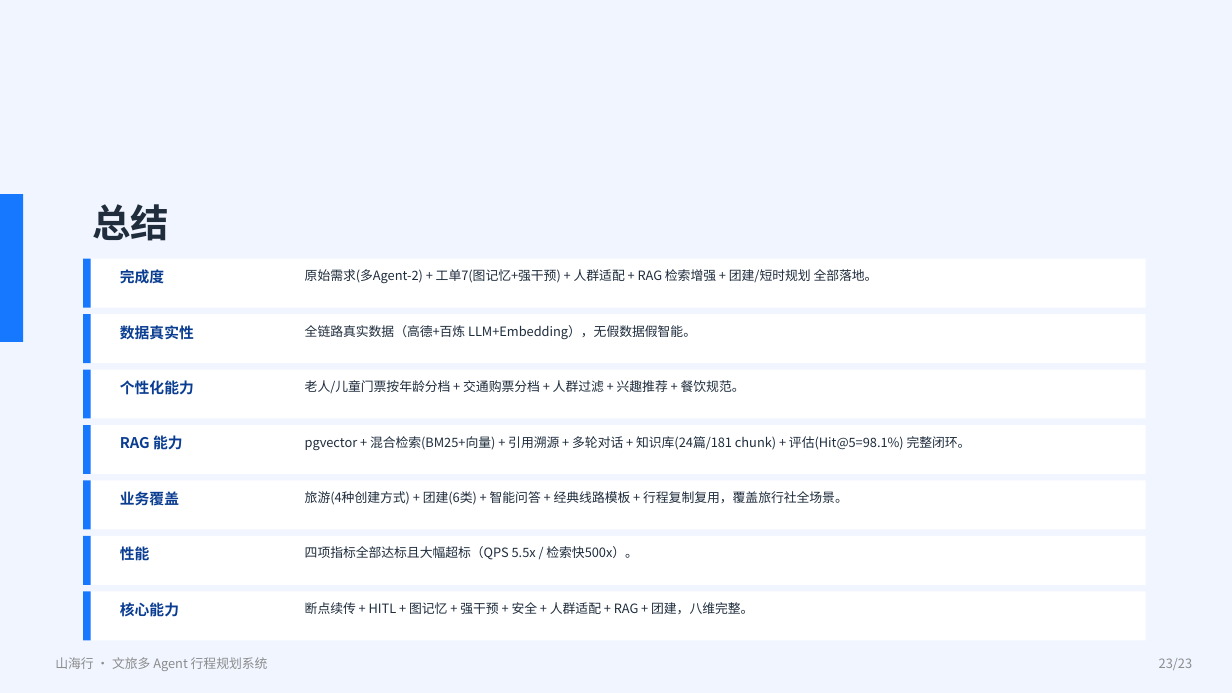
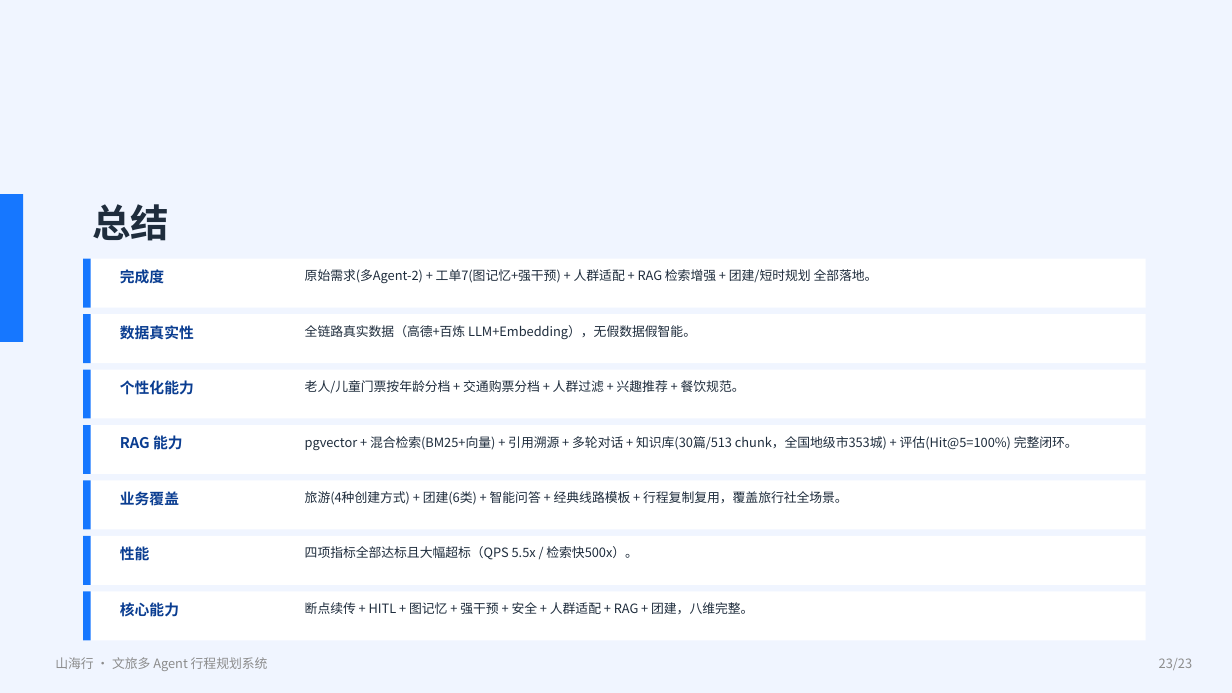
Before and after one commit to 1111776/wenlv, a slide deck: slide 23 of docs/项目讲解.pptx. Drawn at 1232x693 pixels with LibreOffice and Linux fonts; fonts in the diff are those of the drawing. Boxes give left, top, right and bottom in pixels: in the first picture for what was removed or moved away, otherwise in the second. Text is boxed around its words. In the diff, an @@ line names an element or a change of style, - is before the commit and + after.

Commit message:
feat: 行程节奏修复（时长预算装填+地理聚类顺路）+ 全国353城知识库扩容(513chunk) + 行程回归测试
- itinerary: 时长预算贪心装填(大景点独占一天/单日≤2个/丢弃不硬塞不重复)，
  时长分档只认名称(高德type是分类层级非规模信号)，地理网格聚类(约2km)同天顺路，
  夜市只排晚上、餐饮店名不进景点池、酒店排除出夜生活、高评分优先黄金位
- planner: 博物馆 typecode 080300(实为娱乐场所)→140100，新增夜市调研维度(保底夜间去处)
- knowledge: 全国353地级市扩容(华北/东北/华东/中南/西南/西北分区域6篇)，
  vectorstore 标题+正文联合 embedding 修复检索回归
- eval: 新增行程编排回归测试(4城市5规则 R1-R5)，检索评估集扩至58条
- docs: 项目报告/讲解/PPT/流程 同步 30篇513chunk 新口径，新增城市数据导出(md+csv)

```diff
--- a/docs/项目讲解.pptx
+++ b/docs/项目讲解.pptx
@@ text at (305,436,1078,450): text changed @@
-pgvector + 混合检索(BM25+向量) + 引用溯源 + 多轮对话 + 知识库(24篇/181 chunk) + 评估(Hit@5=98.1%) 完整闭环。
+pgvector + 混合检索(BM25+向量) + 引用溯源 + 多轮对话 + 知识库(30篇/513 chunk，全国地级市353城) + 评估(Hit@5=100%) 完整闭环。
```
Also in this commit, not shown: 4 other slides changed, 24 other files.
